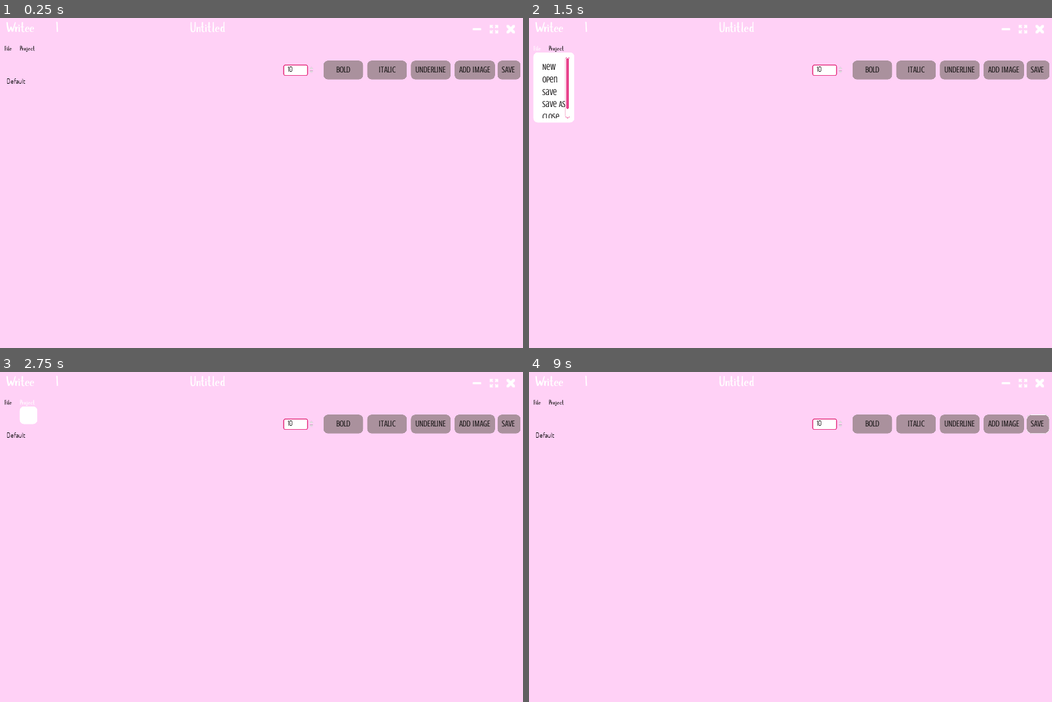
Above: before the commit, frames 1-4 (two rows, left to right).
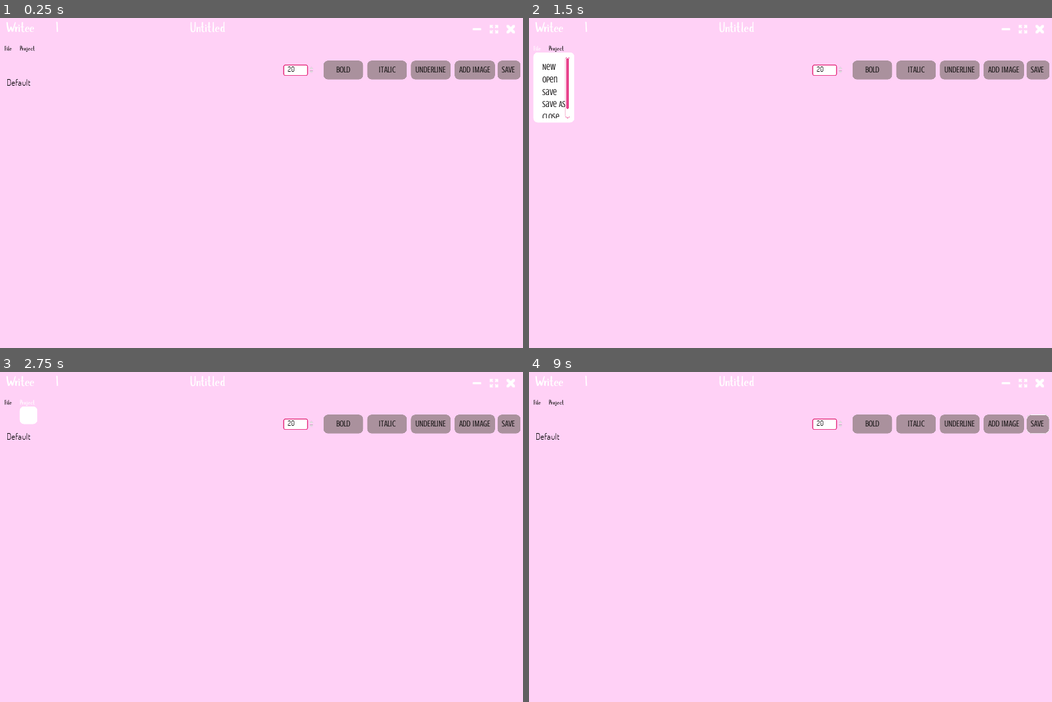
Above: after the commit, the same moments.

Repository: Lulullia/Writee
Game: Godot game, scene res://Main.tscn
Two runs of this game, one before a commit and one after it. Both use one fixed random seed, a clock stepped at 60 frames per second and the inputs below.
Inputs (mouse positions are in pixels of both pictures, inside the frame that each line leads up to):
- Up to frame 1 (0.25 s): no input
- Up to frame 2 (1.5 s): click (1004, 27) at 0.5 s; click "File" at 1.25 s
- Up to frame 3 (2.75 s): click "Project" at 2 s
- Up to frame 4 (9 s): click (1004, 381) at 2.75 s; click "File" at 3.5 s; click "Project" at 4.25 s; click (1004, 381) at 5 s; click "File" at 5.75 s; click "Project" at 6.5 s; tap Enter at 7.25 s; drag from (785, 381) to (837, 471) at 7.27 s; tap Space at 8 s; drag from (680, 566) to (759, 622) at 8.02 s; click "SAVE" at 8.75 s

The runs differ from the first frame. In frame 1, less than 0.1% of the frame differs, in the area x 1-57%, y 14-21%; in frame 2, less than 0.1%; in frame 3, less than 0.1%; in frame 4, less than 0.1%.

Commit message:
Scrollbar fix

Diff:
--- a/MainUI/ToolBarScript.gd
+++ b/MainUI/ToolBarScript.gd
@@ -17,7 +17,7 @@
 							get_global_mouse_position() - drag_start_pos)
 
 func _update_window_title():
-	$DocTitle.text = GLOBAL.current_filename
+	$DocTitle.set_deferred("text", GLOBAL.current_filename)
 
 
 ###SIGNAL FUNCTIONS###
@@ -35,26 +35,26 @@
 func _on_Fullscreen_toggled(button_pressed):
 	if button_pressed:
 		OS.window_fullscreen = true
-		$Fullscreen.icon = load("res://Assets/png/smaller.png")
+		$Fullscreen.set_deferred("icon", load("res://Assets/png/smaller.png"))
 	if !button_pressed:
-		$Fullscreen.icon = load("res://Assets/png/larger.png")
+		$Fullscreen.set_deferred("icon", load("res://Assets/png/larger.png"))
 		OS.window_fullscreen = false
 
 #Close
 func _on_Close_pressed():
 	if !GLOBAL.current_filepath:
-		$Close/SaveConfirm.popup()
+		$Close/SaveConfirm.call_deferred("popup")
 	else:
-		$Close/QuitConfirm.popup()
+		$Close/QuitConfirm.call_deferred("popup")
 
 func _on_QuitYes_pressed():
 	GLOBAL._quit()
 func _on_QuitNo_pressed():
-	$Close/QuitConfirm.hide()
+	$Close/QuitConfirm.call_deferred("hide")
 
 func _on_SaveNo_pressed():
 	GLOBAL._quit()
 func _on_SaveYes_pressed():
 	GLOBAL._save(true)
 func _on_SaveCancel_pressed():
-	$Close/SaveConfirm.hide()
+	$Close/SaveConfirm.call_deferred("hide")
--- a/WritingEnvironment/Write_Environment.gd
+++ b/WritingEnvironment/Write_Environment.gd
@@ -2,52 +2,72 @@
 
 var actual_text setget set_actual_text, get_actual_text
 
+
 func set_actual_text(value):
 	actual_text = value
-	$TextEdit.set_text(value)
-	$RichTextLabel.bbcode_text = value
+	$TextEdit.call_deferred("set_text", value)
+	$RichTextLabel.call_deferred("set_bbcode", value)
 
 func get_actual_text():
 	return actual_text
 
 func _ready():
-	$FileDialog.set_filters(PoolStringArray(["*.png ; PGN Images","*.jpg ; JPG Images","*.jpeg ; JPEG Images"]))
+	$FileDialog.call_deferred("set_filters", PoolStringArray(["*.png ; PGN Images",
+											"*.jpg ; JPG Images",
+											"*.jpeg ; JPEG Images"]))
+	_on_SpinBox_value_changed(20)
+
+
+func set_scrollbar_value(target):
+
+	var scrollbar_value
+	match target:
+		"TextEdit":
+			scrollbar_value = $RichTextLabel.get_child(0).get_as_ratio()
+			$TextEdit.get_child(1).call_deferred("set_as_ratio", scrollbar_value)
+
+		"RichLabel":
+			scrollbar_value = $TextEdit.get_child(1).get_as_ratio()
+			$RichTextLabel.get_child(0).call_deferred("set_as_ratio", scrollbar_value)
+
 
 func _on_RichTextLabel_gui_input(event):
-	if event is InputEventMouseButton && event.get_button_index() == 1:
-		$RichTextLabel.visible = false
-		actual_text = $RichTextLabel.bbcode_text
-		$TextEdit.text = actual_text
-		$TextEdit.readonly = false
-		$TextEdit.visible = true
-		$save.disabled = false
-		$image.disabled = false
-		$bold.disabled = false
-		$italic.disabled = false
-		$underline.disabled = false
-		$TextEdit.grab_focus()
+
+	if event.is_action_pressed("left_click"):
+		$RichTextLabel.set_deferred("visible", false)
+		actual_text = $RichTextLabel.get_bbcode()
+
+		$TextEdit.call_deferred("set_text", actual_text)
+		$TextEdit.set_deferred("readonly", false)
+		$TextEdit.set_deferred("visible", true)
+
+		set_scrollbar_value("TextEdit")
+
+		$save.set_deferred("disabled", false)
+		get_tree().set_group("edition_buttons", "disabled", false)
+
+		$TextEdit.call_deferred("grab_focus")
 
 
 func _on_Button_pressed():
+
 	var text = $TextEdit.text
-	$TextEdit.visible = false
-	$TextEdit.readonly = true
-	$RichTextLabel.bbcode_text = text
-	$RichTextLabel.visible = true
-	$save.disabled = true
-	$image.disabled = true
-	$bold.disabled = true
-	$italic.disabled = true
-	$underline.disabled = true
+	$TextEdit.set_deferred("visible", false)
+	$TextEdit.set_deferred("readonly", true)
+	$RichTextLabel.call_deferred("set_bbcode", text)
+	$RichTextLabel.set_deferred("visible", true)
+	set_scrollbar_value("RichLabel")
+	$save.set_deferred("disabled", true)
+	get_tree().set_group("edition_buttons", "disabled", true)
 
 
 func _on_Button2_pressed():
-	$FileDialog.popup()
+	$FileDialog.call_deferred("popup")
 
 
 func _on_FileDialog_file_selected(path):
-	$TextEdit.insert_text_at_cursor("[img]"+path+"[/img]")
-	actual_text = $TextEdit.text
+	$TextEdit.call_deferred("insert_text_at_cursor", "[img]"+path+"[/img]")
+	actual_text = $TextEdit.get_text()
 
 
 func _on_bold_pressed():
@@ -56,11 +76,11 @@
 
 	if $TextEdit.is_selection_active():
 		text = $TextEdit.get_selection_text()
-		$TextEdit.cut()
+		$TextEdit.call_deferred("cut")
 	else:
 		text = ""
-	$TextEdit.insert_text_at_cursor("[b]"+text+"[/b]")
-	actual_text = $TextEdit.text
+	$TextEdit.call_deferred("insert_text_at_cursor", "[b]"+text+"[/b]")
+	actual_text = $TextEdit.get_text()
 
 
 func _on_italic_pressed():
@@ -69,11 +89,11 @@
 
 	if $TextEdit.is_selection_active():
 		text = $TextEdit.get_selection_text()
-		$TextEdit.cut()
+		$TextEdit.call_deferred("cut")
 	else:
 		text = ""
-	$TextEdit.insert_text_at_cursor("[i]"+text+"[/i]")
-	actual_text = $TextEdit.text
+	$TextEdit.call_deferred("insert_text_at_cursor", "[i]"+text+"[/i]")
+	actual_text = $TextEdit.get_text()
 
 
 func _on_underline_pressed():
@@ -82,13 +102,14 @@
 
 	if $TextEdit.is_selection_active():
 		text = $TextEdit.get_selection_text()
-		$TextEdit.cut()
+		$TextEdit.call_deferred("cut")
 	else:
 		text = ""
-	$TextEdit.insert_text_at_cursor("[u]"+text+"[/u]")
-	actual_text = $TextEdit.text
+	$TextEdit.call_deferred("insert_text_at_cursor", "[u]"+text+"[/u]")
+	actual_text = $TextEdit.get_text()
 
 
 func _on_SpinBox_value_changed(value):
 	for font in ["mono_font", "bold_italics_font", "bold_font", "italics_font", "normal_font"]:
-		$RichTextLabel.get_font(font).set_size(value)
+		$RichTextLabel.get_font(font).call_deferred("set_size", value)
+	$TextEdit.get_font("font").call_deferred("set_size", value)
--- a/WritingEnvironment/Write_Environment.tscn
+++ b/WritingEnvironment/Write_Environment.tscn
@@ -73,7 +73,9 @@
 disabled = true
 text = "SAVE"
 
-[node name="image" type="Button" parent="."]
+[node name="image" type="Button" parent="." groups=[
+"edition_buttons",
+]]
 anchor_left = 1.0
 anchor_right = 1.0
 margin_left = -156.0
@@ -83,7 +85,9 @@
 disabled = true
 text = "ADD IMAGE"
 
-[node name="bold" type="Button" parent="."]
+[node name="bold" type="Button" parent="." groups=[
+"edition_buttons",
+]]
 anchor_left = 1.0
 anchor_right = 1.0
 margin_left = -456.0
@@ -93,7 +97,9 @@
 disabled = true
 text = "BOLD"
 
-[node name="italic" type="Button" parent="."]
+[node name="italic" type="Button" parent="." groups=[
+"edition_buttons",
+]]
 anchor_left = 1.0
 anchor_right = 1.0
 margin_left = -356.0
@@ -103,7 +109,9 @@
 disabled = true
 text = "ITALIC"
 
-[node name="underline" type="Button" parent="."]
+[node name="underline" type="Button" parent="." groups=[
+"edition_buttons",
+]]
 anchor_left = 1.0
 anchor_right = 1.0
 margin_left = -256.0
@@ -130,8 +138,9 @@
 margin_top = 14.5754
 margin_right = 739.895
 margin_bottom = 39.5754
-min_value = 10.0
-value = 10.0
+min_value = 1.0
+max_value = 200.0
+value = 20.0
 rounded = true
 [connection signal="gui_input" from="RichTextLabel" to="." method="_on_RichTextLabel_gui_input"]
 [connection signal="pressed" from="save" to="." method="_on_Button_pressed"]
--- a/project.godot
+++ b/project.godot
@@ -18,7 +18,7 @@
 config/name="Writee - Loading..."
 run/main_scene="res://Main.tscn"
 boot_splash/image="res://Luneal Labs.png"
-boot_splash/bg_color=Color( 1, 1, 1, 1 )
+boot_splash/bg_color=Color( 0.945098, 0.945098, 0.945098, 1 )
 config/icon="res://icon.png"
 
 [autoload]
@@ -37,6 +37,7 @@
 
 window/size/width=1216
 window/size/height=816
+window/size/resizable=false
 window/size/borderless=true
 window/energy_saving/keep_screen_on=false
 mouse_cursor/custom_image="res://Assets/png/cursor_pointerFlat.png"
@@ -48,6 +49,11 @@
 
 enabled=PoolStringArray( "notes_tab", "sprite_quick_offset" )
 
+[gui]
+
+timers/text_edit_idle_detect_sec=4.98
+timers/tooltip_delay_sec=1.02
+
 [input]
 
 save={
@@ -55,6 +61,11 @@
 "events": [ Object(InputEventKey,"resource_local_to_scene":false,"resource_name":"","device":0,"alt":false,"shift":false,"control":false,"meta":false,"command":false,"pressed":false,"scancode":16777238,"unicode":0,"echo":false,"script":null)
  ]
 }
+left_click={
+"deadzone": 0.5,
+"events": [ Object(InputEventMouseButton,"resource_local_to_scene":false,"resource_name":"","device":-1,"alt":false,"shift":false,"control":false,"meta":false,"command":false,"button_mask":0,"position":Vector2( 0, 0 ),"global_position":Vector2( 0, 0 ),"factor":1.0,"button_index":1,"pressed":false,"doubleclick":false,"script":null)
+ ]
+}
 
 [rendering]
 
Not shown: 11 places in MainUI/ToolBar.tscn that only renumber resources
